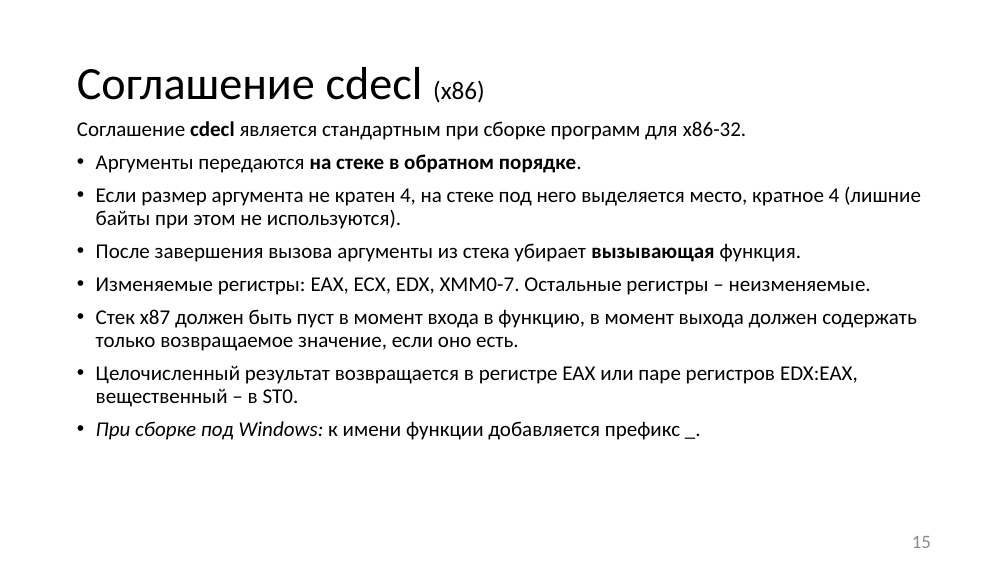
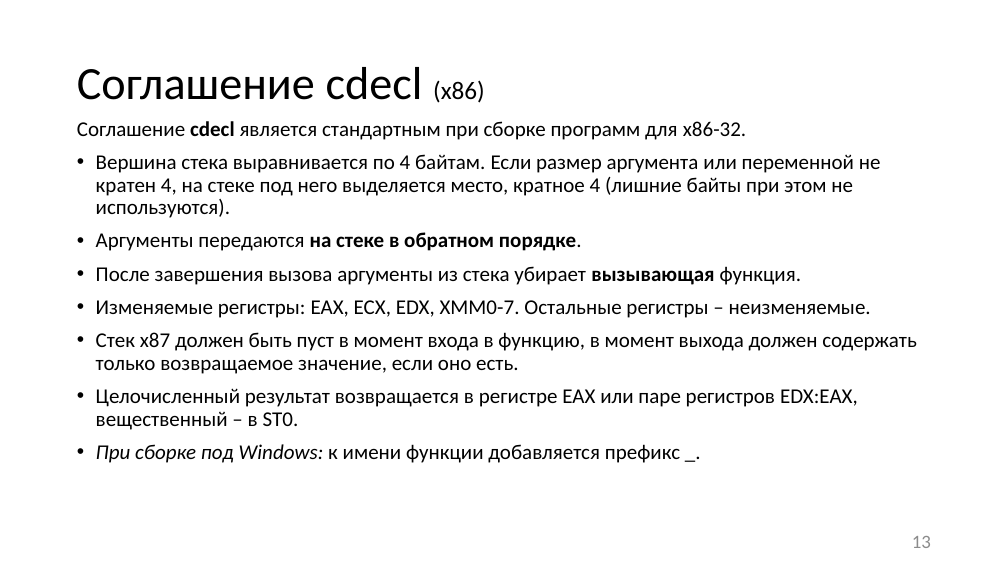
Before and after one commit to itsecd/low-level-programming, a slide deck: slide 13 of Lectures/3.Calling_conventions/Lecture3.pptx (slide 15 before the commit). Drawn at 1008x567 pixels with LibreOffice and Linux fonts; fonts in the diff are those of the drawing. Boxes give left, top, right and bottom in pixels: in the first picture for what was removed or moved away, otherwise in the second. Text is boxed around its words. In the diff, an @@ line names an element or a change of style, - is before the commit and + after.

```diff
--- a/Lectures/3.Calling_conventions/Lecture3.pptx
+++ b/Lectures/3.Calling_conventions/Lecture3.pptx
@@ text at bbox=[96, 154, 881, 218]: paragraph added @@
+• Вершина стека выравнивается по 4 байтам. Если размер аргумента или переменной не кратен 4, на стеке под него выделяется место, кратное 4 (лишние байты при этом не используются).
@@ text at bbox=[96, 187, 921, 229]: paragraph removed @@
-• Если размер аргумента не кратен 4, на стеке под него выделяется место, кратное 4 (лишние байты при этом не используются).
@@ page number at bbox=[912, 536, 931, 548]: text changed @@
-15
+13
```
Also in this commit, not shown: 17 other slides changed, 1 slide added, 9 other files.
